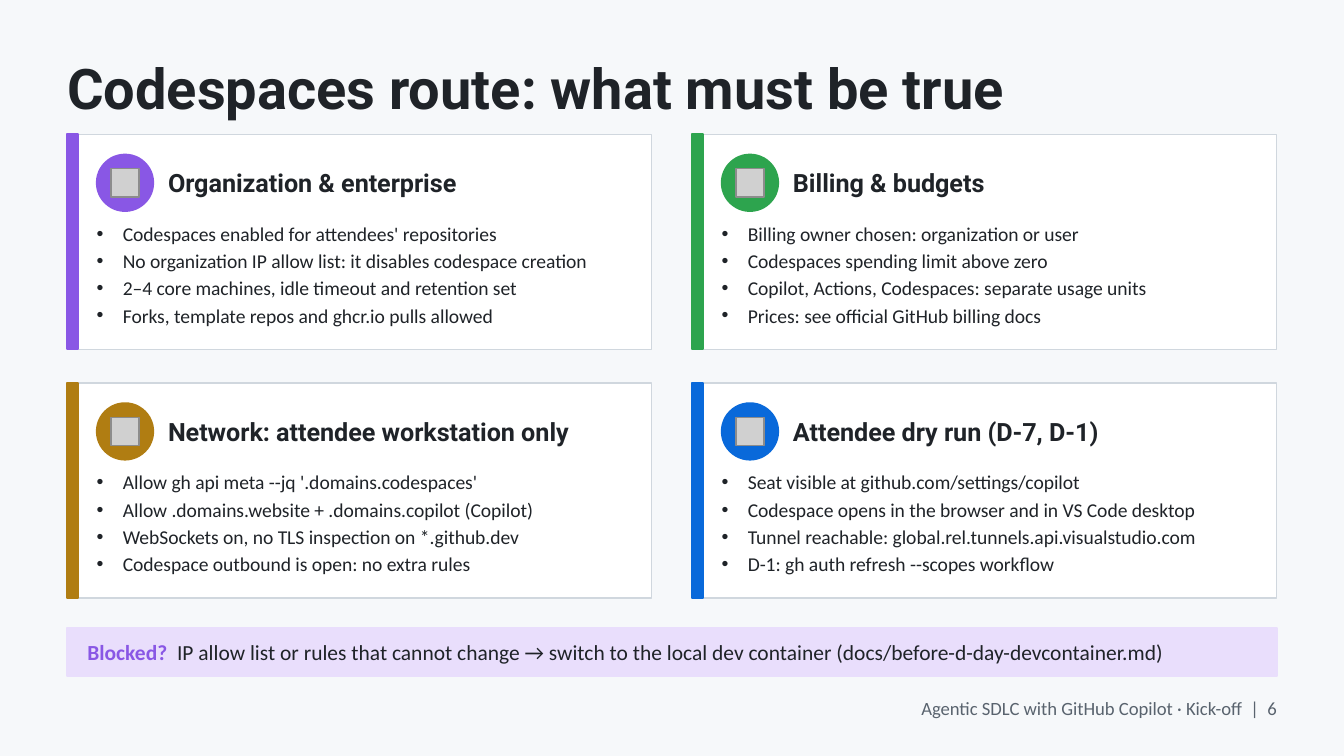
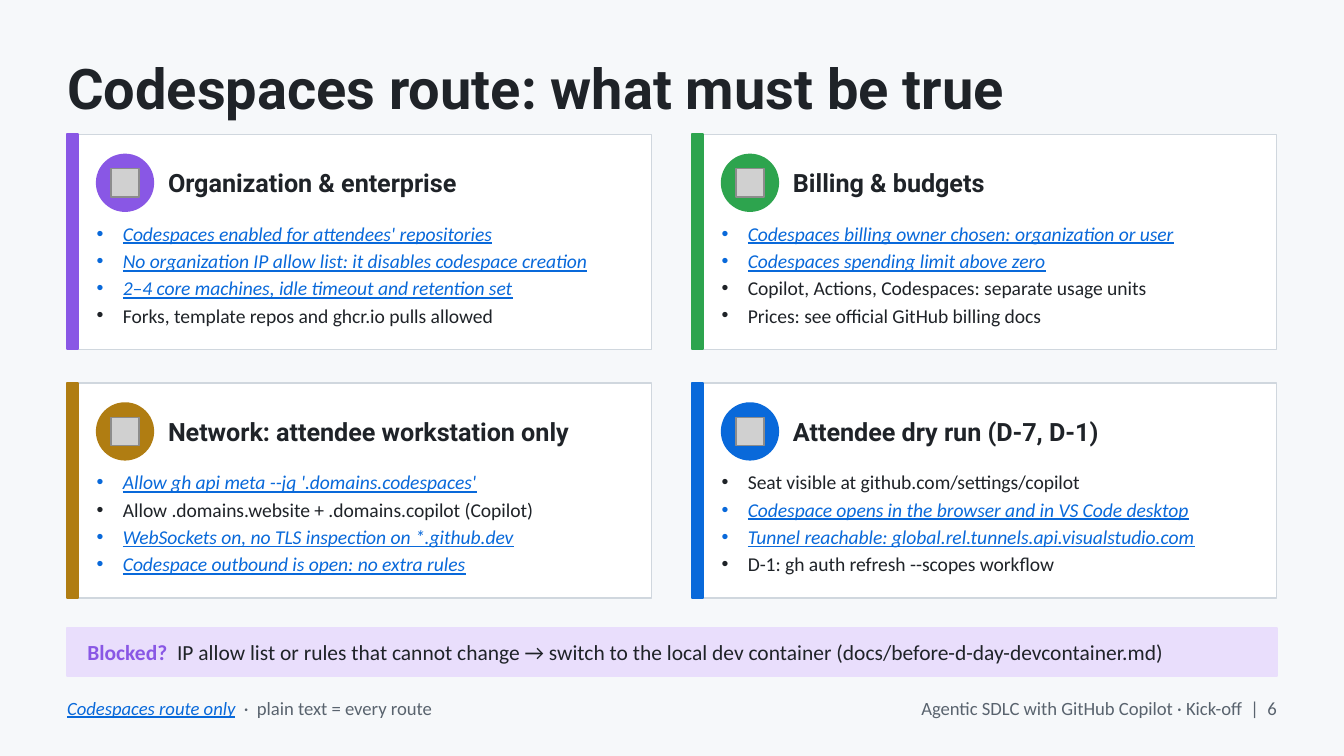
Before and after one commit to Ch0wseth/AI-SDLC-Workshop-1, a slide deck: slide 6 of docs/kick-off.pptx. Drawn at 1344x756 pixels with LibreOffice and Linux fonts; fonts in the diff are those of the drawing; grey boxes stand for pictures. Boxes give left, top, right and bottom in pixels: in the first picture for what was removed or moved away, otherwise in the second. Text is boxed around its words. In the diff, an @@ line names an element or a change of style, - is before the commit and + after.

```diff
--- a/docs/kick-off.pptx
+++ b/docs/kick-off.pptx
@@ text at (123, 227, 587, 299): text colour #1F2328 to #0969DA, italic on, underline on in "Codespaces enabled for attendees' repositories", "No organization IP allow list: it disables ...", "2–4 core machines, idle timeout and retention ..." @@
@@ text at (748, 227, 1174, 245): text changed; text colour #1F2328 to #0969DA; italic on @@
-• Billing owner chosen: organization or user
+• Codespaces billing owner chosen: organization or user
@@ text at (748, 254, 1045, 272): text colour #1F2328 to #0969DA, italic on, underline on in "Codespaces spending limit above zero" @@
@@ text at (123, 475, 513, 575): text colour #1F2328 to #0969DA, italic on, underline on in "Allow gh api meta --jq '.domains.codespaces'", "WebSockets on, no TLS inspection on *.github.dev", "Codespace outbound is open: no extra rules" @@
@@ text at (748, 503, 1194, 548): text colour #1F2328 to #0969DA, italic on, underline on in "Codespace opens in the browser and in ...", "Tunnel reachable: global.rel.tunnels.api.visualstudio.com" @@
@@ text added at (67, 702, 432, 718), 10 pt, text #59636E @@
+Codespaces route only · plain text = every route
```
Also in this commit, not shown: 1 other slide changed, 3 other files.
